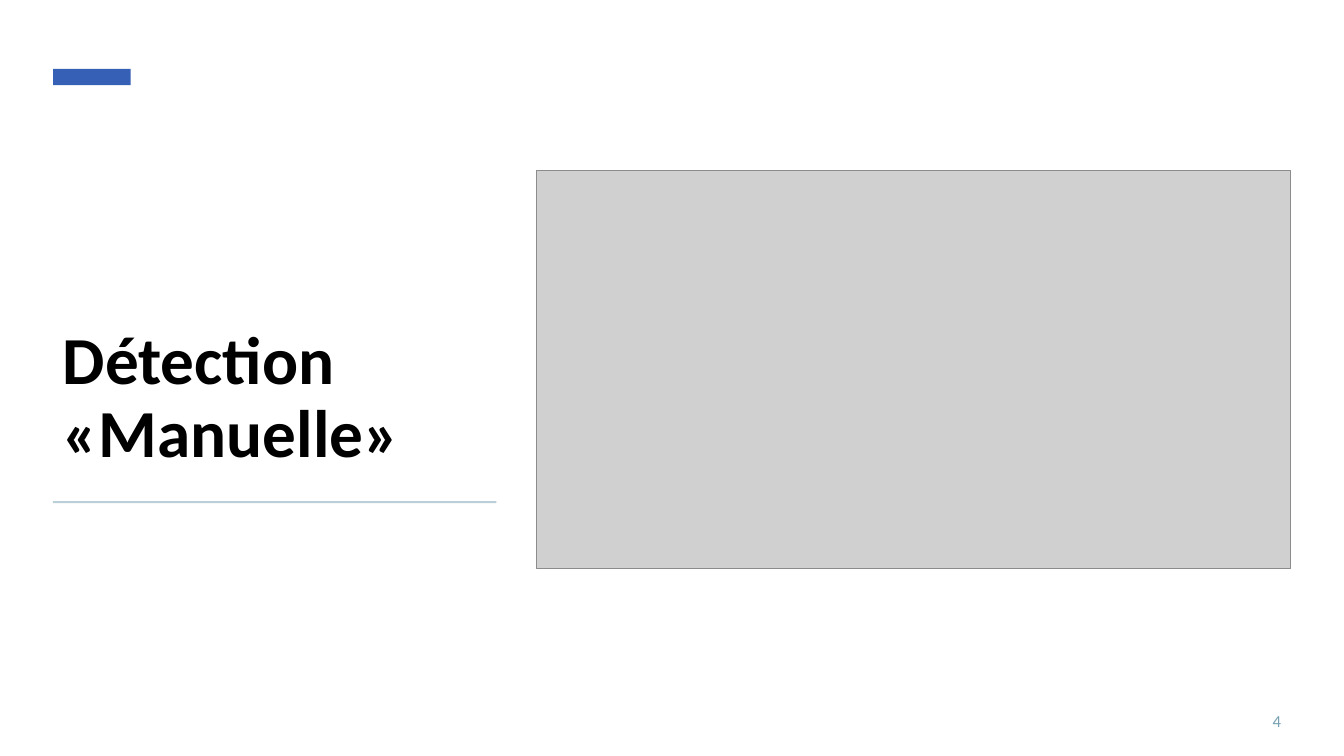
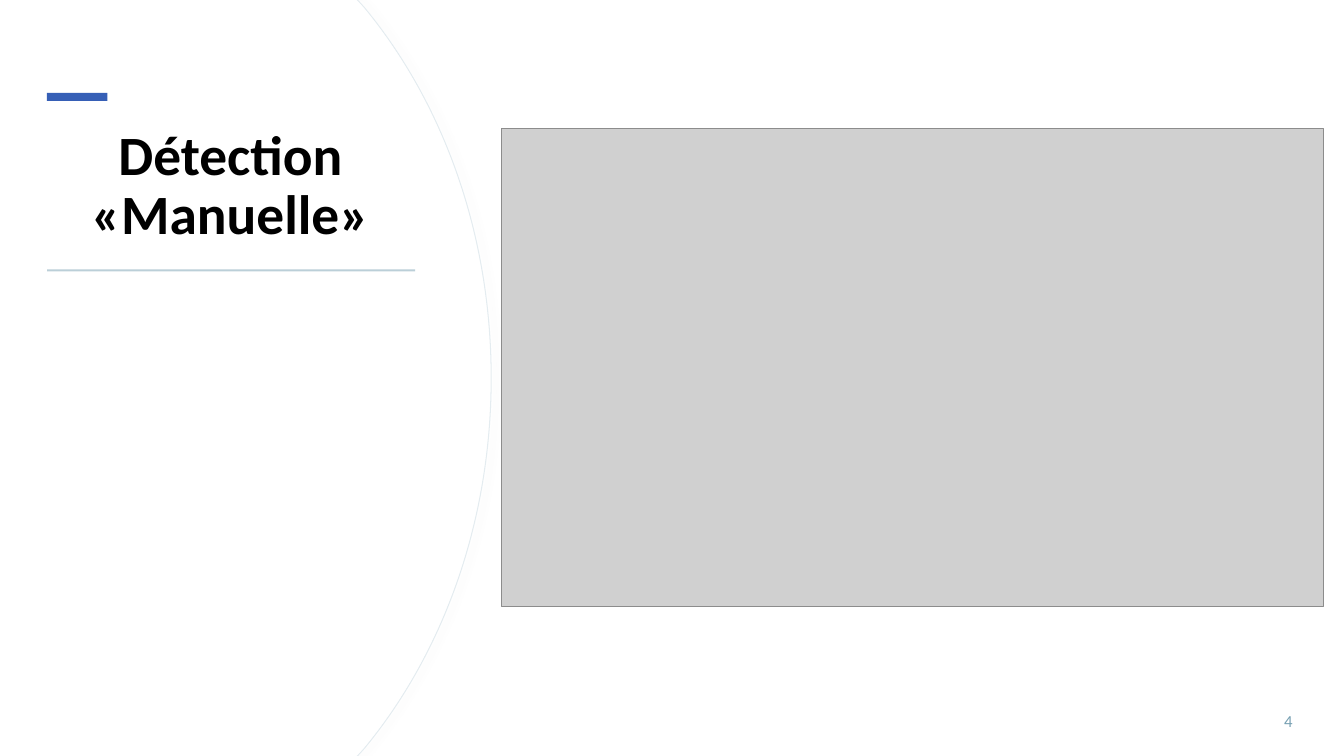
Before and after one commit to AlexisGuillotin/Projet-python, a slide deck: slide 4 of Detection de fraude.pptx. Drawn at 1344x756 pixels with LibreOffice and Linux fonts; fonts in the diff are those of the drawing; grey boxes stand for pictures. Boxes give left, top, right and bottom in pixels: in the first picture for what was removed or moved away, otherwise in the second. Text is boxed around its words. In the diff, an @@ line names an element or a change of style, - is before the commit and + after.

```diff
--- a/Detection de fraude.pptx
+++ b/Detection de fraude.pptx
@@ freeform shape added at (x1=0, y1=0, x2=491, y2=756), fill #FFFFFF, outline #E4ECF0 0.75 pt @@
@@ freeform shape added at (x1=0, y1=0, x2=490, y2=756), fill #FFFFFF @@
@@ title "Détection «Manuelle»" moved from (x1=63, y1=336, x2=400, y2=458) to (x1=91, y1=136, x2=369, y2=235) @@
@@ title "Détection «Manuelle»" at (x1=91, y1=136, x2=369, y2=235): size 48 to 39.6 pt; alignment left to centre @@
@@ rectangle resized from (x1=53, y1=69, x2=131, y2=85) to (x1=46, y1=93, x2=107, y2=101) @@
@@ picture resized from (x1=536, y1=170, x2=1292, y2=569) to (x1=502, y1=128, x2=1324, y2=607) @@
@@ rectangle resized from (x1=53, y1=501, x2=497, y2=503) to (x1=47, y1=269, x2=415, y2=271) @@
@@ page number moved from (x1=1273, y1=716, x2=1281, y2=727) to (x1=1284, y1=716, x2=1292, y2=727) @@
```
Also in this commit, not shown: 1 other slide changed, 1 slide added, 1 other file.
